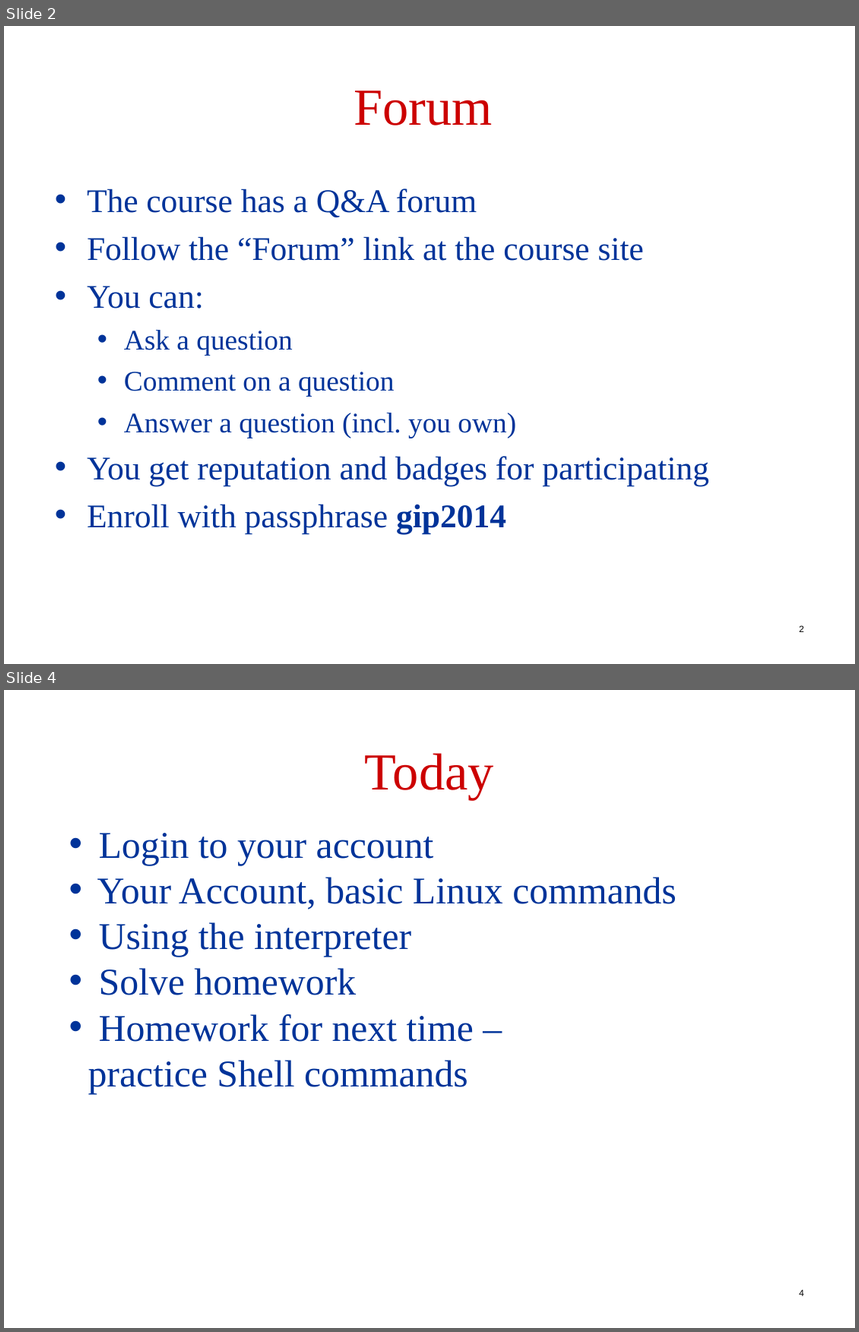
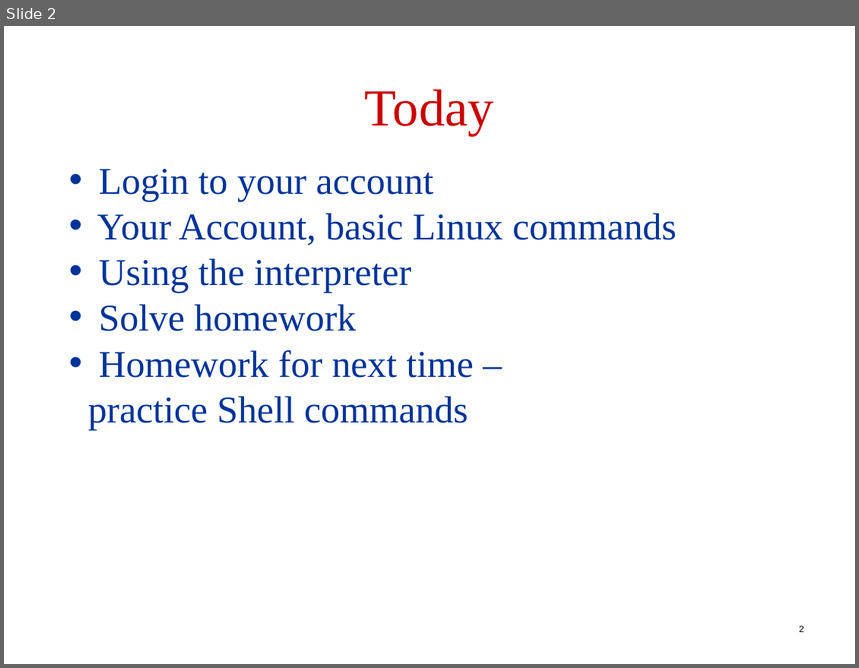
Before and after one commit to robintux/gip, a slide deck: Tirgul/1/tirgul1.ppt. Shown one above the other, each under a label of ours: slides 2 and 4 before the commit, slide 2 after it; the slides between them are not shown. The pictures are 859x1332 and 859x668 pixels, drawn with LibreOffice and Linux fonts; fonts in the diff are those of the drawing. Boxes give left, top, right and bottom in pixels: in the first picture for what was removed or moved away, otherwise in the second. Text is boxed around its words. In the diff, an @@ line names an element or a change of style, - is before the commit and + after.

```diff
--- a/Tirgul/1/tirgul1.ppt
+++ b/Tirgul/1/tirgul1.ppt
@@ slide 2 removed at bbox=[4, 26, 855, 664], background #FFFFFF @@
@@ title removed at bbox=[354, 91, 492, 126] @@
-Forum
@@ text removed at bbox=[87, 189, 709, 534] @@
-• The course has a Q&A forum
-• Follow the “Forum” link at the course site
-• You can:
-  • Ask a question
-  • Comment on a question
-  • Answer a question (incl. you own)
-• You get reputation and badges for participating
-• Enroll with passphrase gip2014
@@ page number removed at bbox=[799, 626, 804, 632] @@
-2
@@ what was slide 4 is now slide 2 @@
@@ page number at bbox=[799, 626, 804, 632]: text changed @@
-4
+2
```
Also in this commit, not shown: 5 slides changed, 1 other slide removed.
